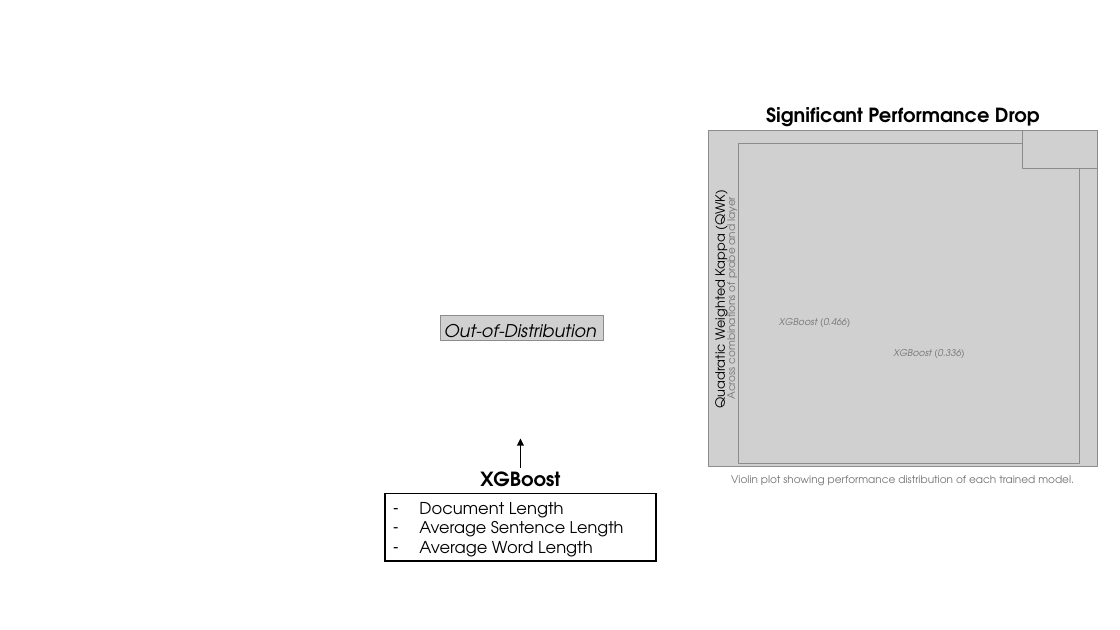
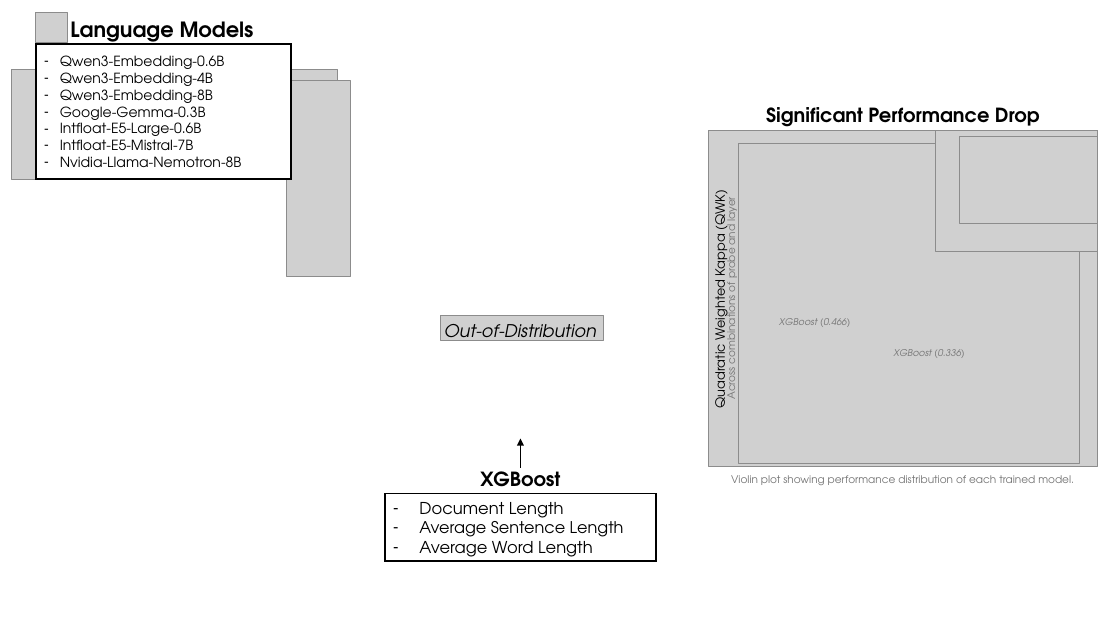
Before and after one commit to INTERACT-LLM/proficiency-probing, a slide deck: slide 5 of src/plots/Plots_Design.pptx. Drawn at 1120x630 pixels with LibreOffice and Linux fonts; fonts in the diff are those of the drawing; grey boxes stand for pictures; background and template pictures are left out. Boxes give left, top, right and bottom in pixels: in the first picture for what was removed or moved away, otherwise in the second. Text is boxed around its words. In the diff, an @@ line names an element or a change of style, - is before the commit and + after.

```diff
--- a/src/plots/Plots_Design.pptx
+++ b/src/plots/Plots_Design.pptx
@@ picture added at (36,13,67,43) @@
@@ text added at (70,21,254,45), 18 pt, text #000000, bold @@
+Language Models
@@ rectangle added at (36,44,292,179), fill #FFFFFF, outline #000000 1.5 pt, 12 pt, text #000000 @@
+– Qwen3-Embedding-0.6B
+– Qwen3-Embedding-4B
+– Qwen3-Embedding-8B
+– Google-Gemma-0.3B
+– Intfloat-E5-Large-0.6B
+– Intfloat-E5-Mistral-7B
+– Nvidia-Llama-Nemotron-8B
@@ picture added at (12,69,338,179) @@
@@ picture added at (287,81,351,276) @@
@@ picture added at (936,131,1097,252) @@
@@ picture added at (960,137,1097,223) @@
```
Also in this commit, not shown: 4 other slides changed, 2 slides added, 1 slide removed, 7 other files.
